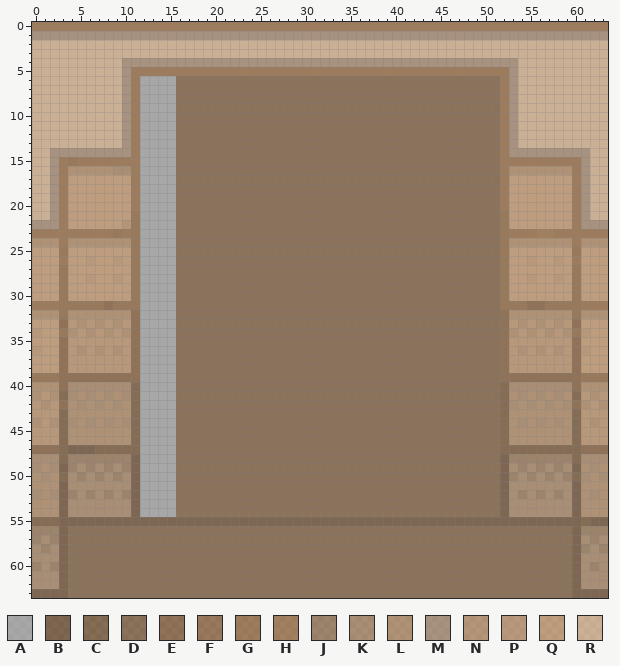
Edited in one commit: pixel-art sprite (android/assets/graphics/terrain/level1/dooropen_rl_01.png). The first picture shows the starting point.
The file is 64x64 pixels. Colours within 5 levels of each other are drawn and written as one.
Palette (. is transparent): A #979797b3  B #5d3c1cb3  C #664320b3  D #6d4b2ab3  E #744c25b3  F #825529b3  G #885a2cb3  H #8f5f2fb3  J #876340b3  K #99734fb3  L #a27950b3  M #97785db3  N #a87d53b3  P #af8256b3  Q #b6885ab3  R #c9a37cb3
The result:
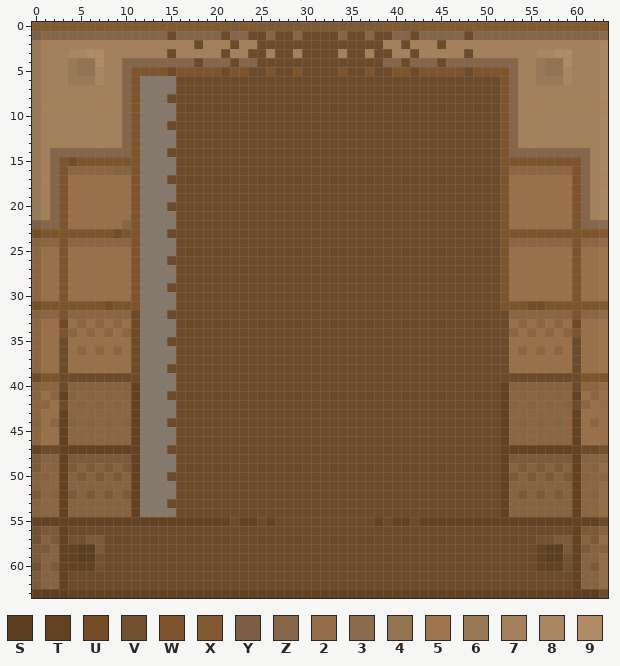
Colours new in this view: S #5c3e20  T #634121  U #744d26  V #725130  W #7d542b  X #825a31  Y #7c5f45  Z #866649  2 #926d47  3 #8c6c4f  4 #947352  5 #9e764d  6 #9a7957  7 #a4805b  8 #aa8662  9 #b18b65
The exact change:
colour A: #979797b3 -> #86796c
colour D: #6d4b2ab3 -> #6d4b2a
colour J: #876340b3 -> #7c5937
colour K: #99734fb3 -> #876340
colour L: #a27950b3 -> #8d6641
colour Q: #b6885ab3 -> #997047
Changed rows in their new state; - is a pixel that keeps its letter.
first column x 0:
 0 XXXXXXXXXXXXXXXXXXXXXXJXXJJJJJJJJJJJJJJXXJXXXXXXXXXXXXXXXXXXXXXX
 1 YZZZZZZZZZZZZZZDZZZZZDZZDDZDDZDDDDZDDZDDZZDZZZZZDZZZZZZZZZZZZZZ3
 2 677777777777777777D777D77DDDDDDDDDDDDDD77D777D777777777777777778
 3 677788997777777D77777D77DD7DD7DDDD7DD7DD77D77777D777777788997778
 4 6777644977ZZZZZZZZDZZZDZZDDDDDDDDDDDDDDZZDZZZDZZZZZZZZ7764497778
 5 6777644877ZWWWWDWWWWWDWWDDWDDWDDDDWDDWDDWWDWWWWWDWWWWZ7764487778
 6 6777666877ZW----------------------------------------WZ7766687778
 7 6777777777ZW----------------------------------------WZ7777777778
 8 6777777777ZW---D------------------------------------WZ7777777778
 9 6777777777ZW----------------------------------------WZ7777777778
10 6777777777ZW----------------------------------------WZ7777777778
11 6777777777ZW---D------------------------------------WZ7777777778
12 6777777777ZW----------------------------------------WZ7777777778
13 6777777777ZW----------------------------------------WZ7777777778
14 67ZZZZZZZZZW---D------------------------------------WZZZZZZZZZ78
15 67ZWUWWWWWWW----------------------------------------WWWWWWWWWZ78
16 67ZW-------W----------------------------------------W-------WZ78
17 67ZW-------W---D------------------------------------W-------WZ78
18 67ZW-------W----------------------------------------W-------WZ78
19 67ZW-------W----------------------------------------W-------WZ78
20 67ZW-------W---D------------------------------------W-------WZ78
21 67ZW-------W----------------------------------------W-------WZ78
22 YZZW------LW----------------------------------------W-------WZZ3
23 UWWWWWWWWUWW---D------------------------------------WWWWWWWWWWWX
24 K--W-------W----------------------------------------W-------W--2
25 L--W-------W----------------------------------------W-------W--5
26 L--W--Q--Q-W---D------------------------------------W--Q--Q-W--5
27 L--W-------W----------------------------------------W-------W--5
28 L--W--Q--Q-W----------------------------------------W--Q--Q-W--5
29 L--W-------W---D------------------------------------W-------W--5
30 L--W-------W----------------------------------------W-------W--5
31 UWWWWWWWUWWW----------------------------------------WWWUUWWWWWWX
32 K--W-------D---D------------------------------------D-------W--2
33 L--DQ-Q-Q-QD----------------------------------------DQ-Q-Q-QD--5
34 L--W-Q-Q-Q-D----------------------------------------D-Q-Q-Q-WQ-5
35 L--DQQQQQQQD---D------------------------------------DQQQQQQQD--5
36 L--DQ-Q-Q-QD----------------------------------------DQ-Q-Q-QDQ-5
37 L--DQQQQQQQD----------------------------------------DQQQQQQQD--5
38 L--DQQQQQQQD---D------------------------------------DQQQQQQQD--5
39 DWWDDDDDDDDD----------------------------------------DDDDDDDDDWWW
40 K--D-------T----------------------------------------T-------D--2
41 KQ-T-------T---D------------------------------------T-------TQ-Q
42 L-QD-------T----------------------------------------T-------D-Q2
43 LQQT-------T----------------------------------------T-------TQQQ
44 KQ-T-------T---D------------------------------------T-------TQ-Q
45 LQQT-------T----------------------------------------T-------TQQQ
46 LQQT-------T----------------------------------------T-------TQQQ
47 TDDTTTTTTTTT---D------------------------------------TTTTTTTTTDDV
48 J--T-------T----------------------------------------T-------T--L
49 J--T-------T----------------------------------------T-------T--2
50 K--T-------T---D------------------------------------T-------T--L
51 K--T-------T----------------------------------------T-------T--2
52 J--T-------T----------------------------------------T-------T--2
53 K--T-------T---D------------------------------------T-------T--2
54 K--T-------T----------------------------------------T-------T--2
55 TTTTTTTTTTTTTTTTTTTTTTDTTDTDDDDDDDDDDDTDTTDTTTTTTTTTTTTTTTTTTTTD
56 V--T--------------------------------------------------------T--K
57 V--TVVJJ------------------------------------------------VVJJT--2
58 J--TTSSJ------------------------------------------------TSSJT--K
59 J--TTSSV------------------------------------------------TSSVT--2
60 V--TTTTV------------------------------------------------TTTVT--2
61 J--T--------------------------------------------------------T--2
62 J--T--------------------------------------------------------T--2
63 SSSSTTTTTTTTTTTTTTTTTTTTTTTTTTTTTTTTTTTTTTTTTTTTTTTTTTTTTTTTSSSD
Where, in picture pixels (left, top, right, bottom), the same in both pictures:
changed: (32, 22, 608, 598)
